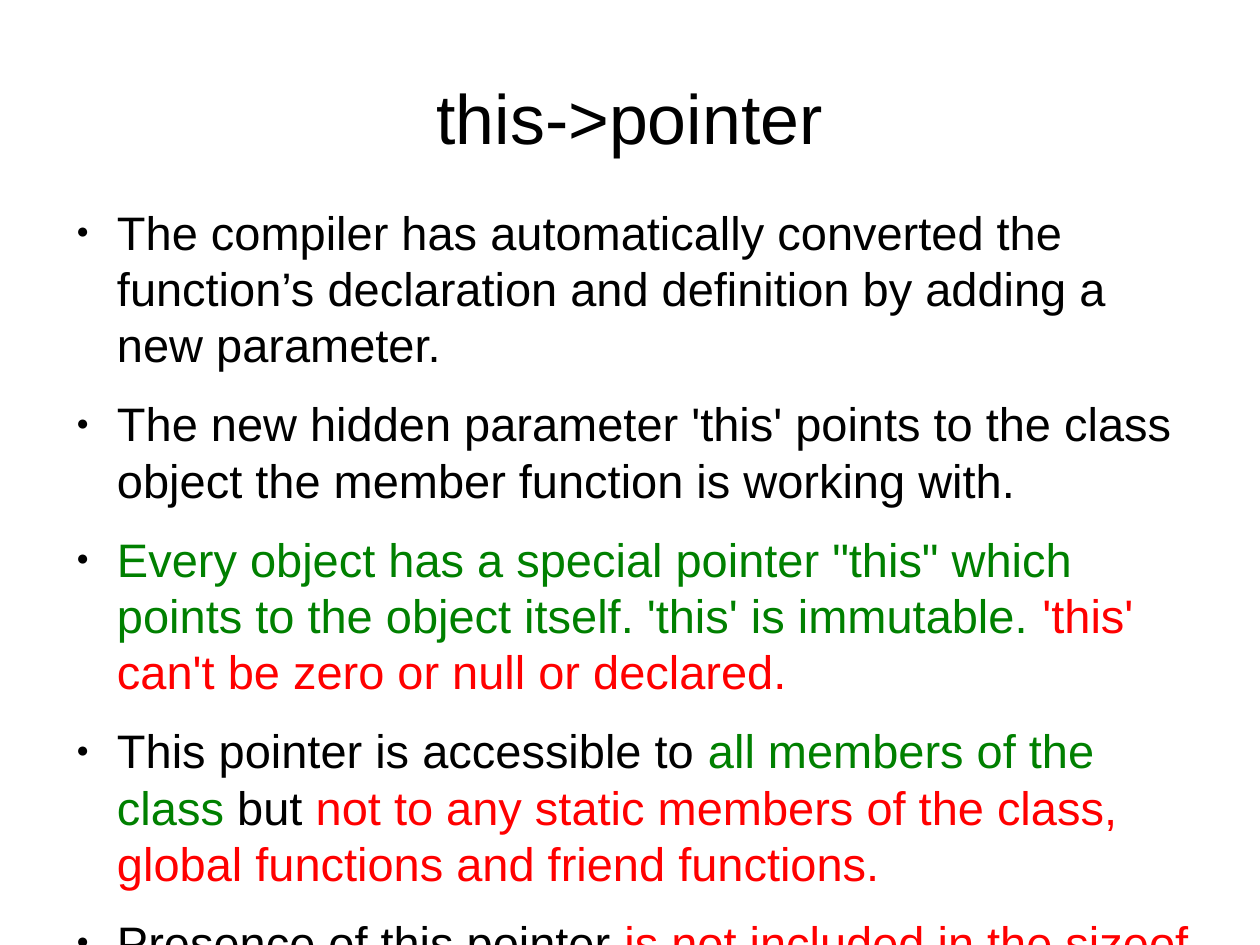
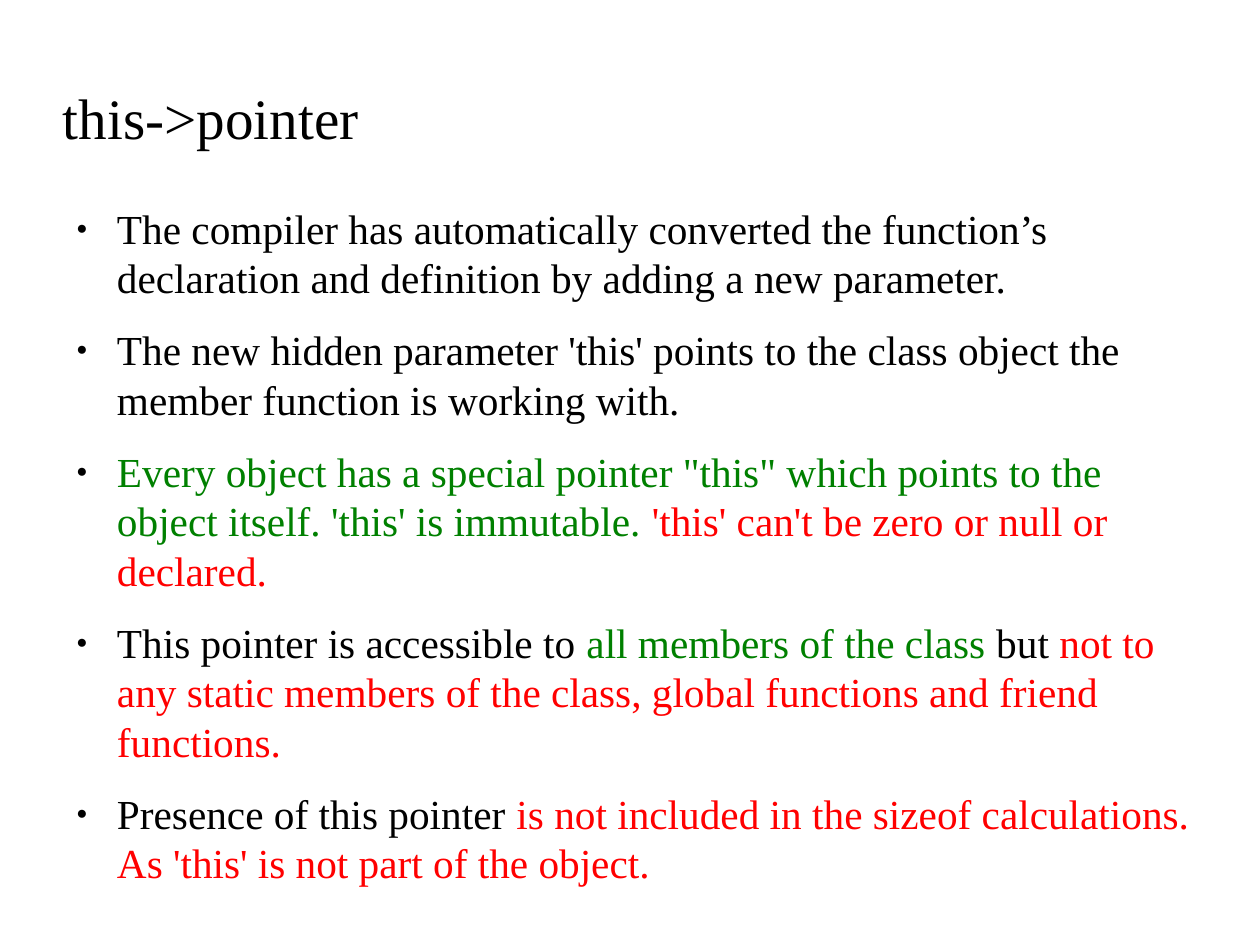
Before and after one commit to kks32/cpp-software-development, a slide deck: slide 4 of Ex8_Pointers_III/Ex8_Pointers-III.odp. Drawn at 1260x945 pixels with LibreOffice and Linux fonts; fonts in the diff are those of the drawing; background and template pictures are left out. Boxes give left, top, right and bottom in pixels: in the first picture for what was removed or moved away, otherwise in the second. Text is boxed around its words. In the diff, an @@ line names an element or a change of style, - is before the commit and + after.

```diff
--- a/Ex8_Pointers_III/Ex8_Pointers-III.odp
+++ b/Ex8_Pointers_III/Ex8_Pointers-III.odp
@@ title "this->pointer": place and size @@
-title "this->pointer" at [437,93,823,157]
+title "this->pointer" at [63,99,358,150]
@@ title "this->pointer" at [63,99,358,150]: size 44 to 36 pt, font Arial to Times New Roman; alignment centre to left @@
@@ text "The compiler has automatically converted ..." at [117,215,1189,887]: size 29.6 to 26 pt, font Arial to Times New Roman @@
```
Also in this commit, not shown: 7 other slides changed, 2 slides added, 1 other file.
